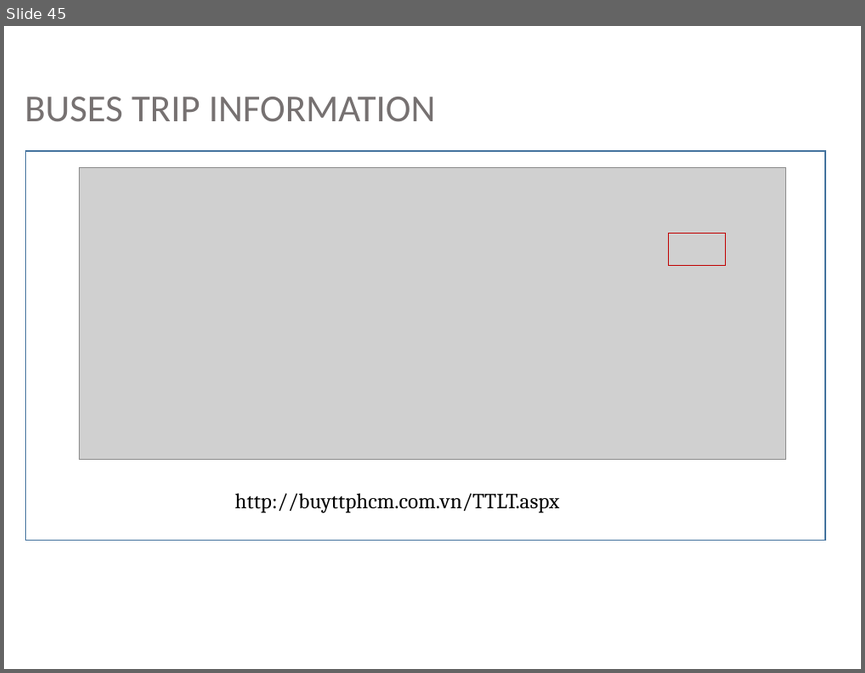
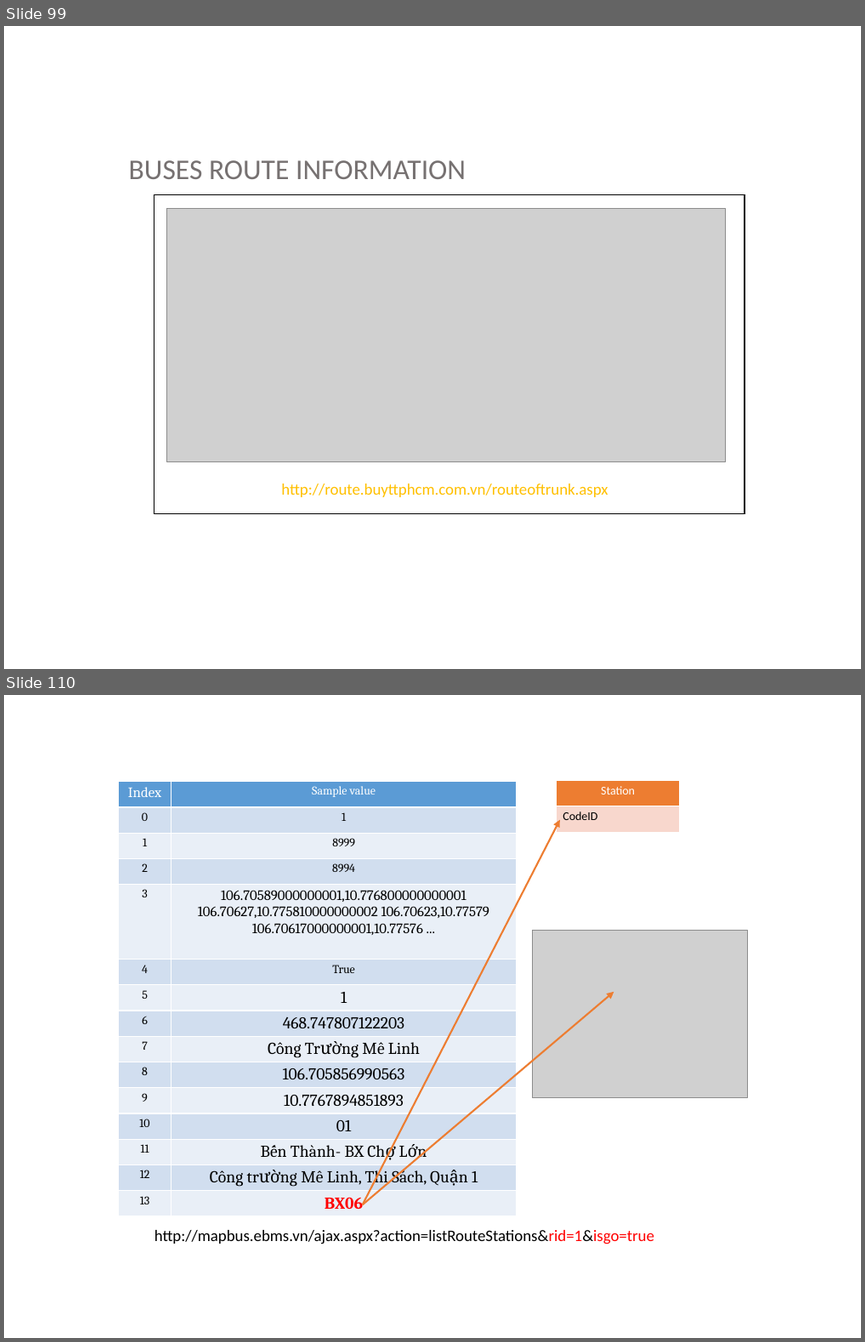
Before and after one commit to hqt/street-router, a slide deck: Document/presentation/full presentation.pptx. Shown one above the other, each under a label of ours: slide 45 before the commit, slides 99 and 110 after it; the slides between them are not shown. The pictures are 865x673 and 865x1342 pixels, drawn with LibreOffice and Linux fonts; fonts in the diff are those of the drawing; grey boxes stand for pictures. Boxes give left, top, right and bottom in pixels: in the first picture for what was removed or moved away, otherwise in the second. Text is boxed around its words. In the diff, an @@ line names an element or a change of style, - is before the commit and + after.

```diff
--- a/Document/presentation/full presentation.pptx
+++ b/Document/presentation/full presentation.pptx
@@ slide 110 added at [4,695,861,1338], background #FFFFFF @@
@@ table added at [119,782,517,1217], 15 rows, 2 columns @@
+Index | Sample value
+0 | 1
+1 | 8999
+2 | 8994
+3 | 106.70589000000001,10.776800000000001 106.70627,10.775810000000002 106.70623,10.77579 106.70617000000001,10.77576 ...
+4 | True
+5 | 1
+6 | 468.747807122203
+7 | Công Trường Mê Linh
+8 | 106.705856990563
+9 | 10.7767894851893
+10 | 01
+11 | Bến Thành- BX Chợ Lớn
+12 | Công trường Mê Linh, Thi Sách, Quận 1
+13 | BX06
@@ table added at [556,780,679,832], 2 rows, 1 columns @@
+Station
+CodeID
@@ arrow added from (362, 1205) to (560, 820), #ED7D31 1.5 pt @@
@@ picture added at [533,930,748,1099] @@
@@ arrow added from (362, 1205) to (614, 992), #ED7D31 1.5 pt @@
@@ text added at [154,1230,654,1244], 13.5 pt, text #000000 @@
+http://mapbus.ebms.vn/ajax.aspx?action=listRouteStations&rid=1&isgo=true
@@ what was slide 45 is now slide 99 @@
@@ slide 99 changed as well @@
@@ text at [129,160,466,179]: text changed; size 32 to 24 pt @@
-BUSES TRIP INFORMATION
+BUSES ROUTE INFORMATION
@@ rectangle: place and size @@
-rectangle at [25,151,825,540]
+rectangle at [154,195,744,515]
@@ rectangle at [154,195,744,515]: fill none to #FFFFFF; outline #43739E 1 pt to #000000 1 pt @@
@@ picture: place and size @@
-picture at [80,167,786,460]
+picture at [167,208,726,461]
@@ rectangle removed at [668,233,726,266] @@
@@ text at [281,483,608,497]: text changed; size 18 to 13.5 pt; font Cambria to Calibri; text colour #000000 to #FFC000 @@
-http://buyttphcm.com.vn/TTLT.aspx
+http://route.buyttphcm.com.vn/routeoftrunk.aspx
```
Also in this commit, not shown: 30 other slides changed, 133 other slides added, 113 slides removed.
